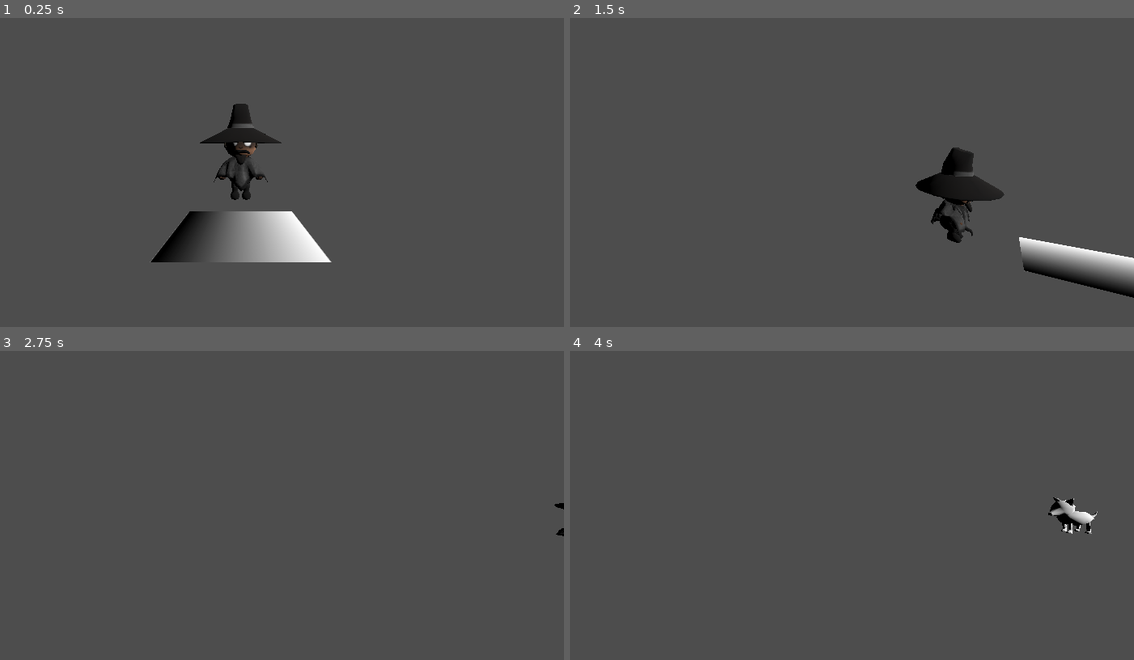
Above: before the commit, frames 1-4 (two rows, left to right).
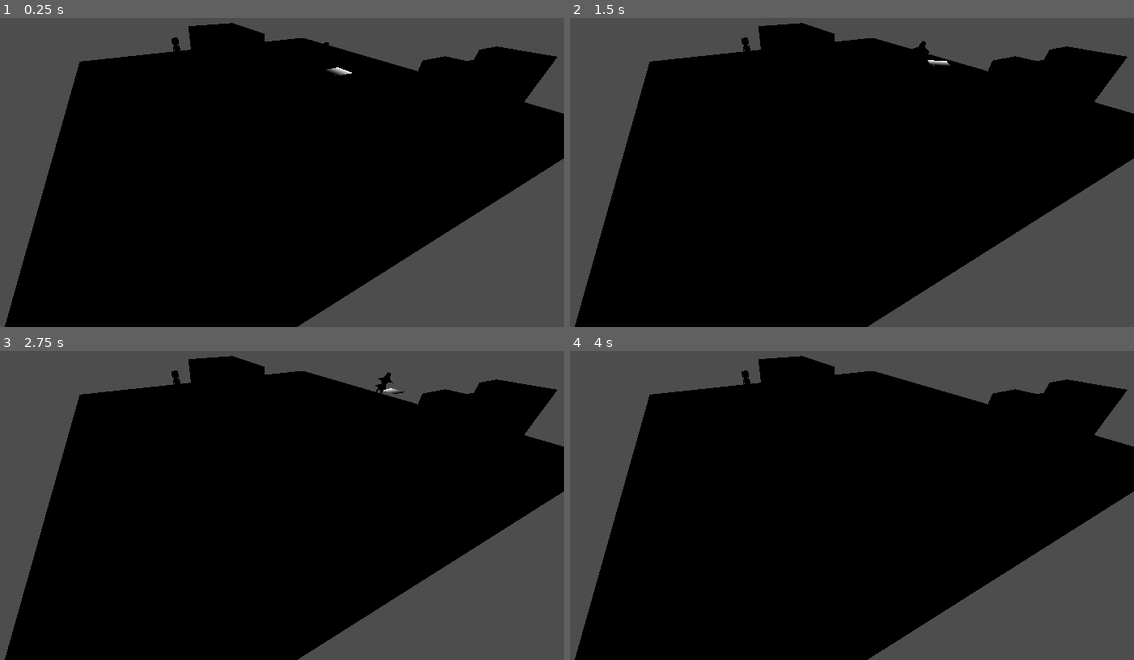
Above: after the commit, the same moments.

Repository: ZergioPC/aux_sombreron
Game: Godot game, scene res://Environment/map_testing.tscn
Two runs of this game, one before a commit and one after it. Both use one fixed random seed, a clock stepped at 60 frames per second and the inputs below. Before the commit the project starts from res://Scenes/testing.tscn.
Inputs:
- Up to frame 1 (0.25 s): no input
- Up to frame 2 (1.5 s): hold Right (move_right) 0.53-1.28 s; hold Shift (run) 0.53-1.28 s; hold Down (move_back) from 1.28 s (still down); tap X (attack) at 1.35 s
- Up to frame 3 (2.75 s): tap Shift (run) at 1.55 s; release Down (move_back) at 2.03 s; hold Right (move_right) from 2.03 s (still down); hold Shift (run) from 2.03 s (still down); tap Z (dash) at 2.1 s
- Up to frame 4 (4 s): release Right (move_right) at 2.78 s; release Shift (run) at 2.78 s; hold Up (move_forward) 2.78-3.53 s; tap Shift (run) at 2.85 s; hold Left (move_left) from 3.53 s (still down); hold Shift (run) from 3.53 s (still down); tap C (switch_character) at 3.6 s

The runs differ from the first frame. In frame 1, 68% of the frame differs, in the area x 0-100%, y 1-100%; in frame 2, 70%; in frame 3, 69%; in frame 4, 69%.

Commit message:
Se agrega el tramposo como npc base

Diff:
--- /dev/null
+++ b/Entities/Tramposo/Modelo3D/Tramposo_Model.tscn
@@ -0,0 +1,173 @@
+[gd_scene load_steps=3 format=3 uid="uid://g2xrfhi1uvbd"]
+
+[ext_resource type="PackedScene" uid="uid://gjjbe2ctggfl" path="res://Entities/Tramposo/Modelo3D/Tramposo_animation.glb" id="1_85au3"]
+[ext_resource type="Material" uid="uid://u22qq3psnky6" path="res://Entities/Tramposo/Material/Mat_Tramposo.tres" id="2_wqcs1"]
+
+[node name="Tramposo" instance=ExtResource("1_85au3")]
+
+[node name="Skeleton3D" parent="Tramposo" index="0"]
+bones/26/scale = Vector3(1, 1, 1)
+bones/27/rotation = Quaternion(3.69791e-09, -2.74381e-07, -0.0136682, 0.999907)
+bones/27/scale = Vector3(1, 1, 1)
+bones/28/rotation = Quaternion(0.707024, -0.0108116, -0.707024, 0.0108116)
+bones/30/rotation = Quaternion(-0.5, 0.5, 0.5, -0.5)
+bones/32/scale = Vector3(1, 1, 1)
+bones/33/rotation = Quaternion(3.69791e-09, 2.74381e-07, 0.0136682, 0.999907)
+bones/33/scale = Vector3(1, 1, 1)
+bones/36/rotation = Quaternion(0.5, 0.5, 0.5, 0.5)
+
+[node name="bigote_L" parent="Tramposo/Skeleton3D" index="0"]
+transform = Transform3D(0.08, 0, 0, 0, 2.86102e-08, -0.08, 0, 0.08, 2.86102e-08, 0.0788534, 1.37306, 0.152138)
+
+[node name="bigote_L" parent="Tramposo/Skeleton3D/bigote_L" index="0"]
+surface_material_override/0 = ExtResource("2_wqcs1")
+
+[node name="bigote_R" parent="Tramposo/Skeleton3D" index="1"]
+transform = Transform3D(0.08, 0, 0, 0, 2.86102e-08, -0.08, 0, 0.08, 2.86102e-08, -0.0783769, 1.37306, 0.152138)
+
+[node name="bigote_R" parent="Tramposo/Skeleton3D/bigote_R" index="0"]
+surface_material_override/0 = ExtResource("2_wqcs1")
+
+[node name="hair_001" parent="Tramposo/Skeleton3D" index="2"]
+transform = Transform3D(0.08, 0, 0, 0, 2.86102e-08, -0.08, 0, 0.08, 2.86102e-08, -0.250003, 1.74118, -0.0383376)
+
+[node name="hair_001" parent="Tramposo/Skeleton3D/hair_001" index="0"]
+surface_material_override/0 = ExtResource("2_wqcs1")
+
+[node name="hair_002" parent="Tramposo/Skeleton3D" index="3"]
+transform = Transform3D(0.08, 0, 0, 0, 2.86102e-08, -0.08, 0, 0.08, 2.86102e-08, 0.00188945, 1.66614, -0.209725)
+
+[node name="hair_002" parent="Tramposo/Skeleton3D/hair_002" index="0"]
+surface_material_override/0 = ExtResource("2_wqcs1")
+
+[node name="hair_003" parent="Tramposo/Skeleton3D" index="4"]
+transform = Transform3D(0.08, 0, 0, 0, 2.86102e-08, -0.08, 0, 0.08, 2.86102e-08, -0.186407, 1.76833, -0.123367)
+
+[node name="hair_003" parent="Tramposo/Skeleton3D/hair_003" index="0"]
+surface_material_override/0 = ExtResource("2_wqcs1")
+
+[node name="hair_004" parent="Tramposo/Skeleton3D" index="5"]
+transform = Transform3D(0.08, 0, 0, 0, 2.86102e-08, -0.08, 0, 0.08, 2.86102e-08, -0.130834, 1.84461, -0.119914)
+
+[node name="hair_004" parent="Tramposo/Skeleton3D/hair_004" index="0"]
+surface_material_override/0 = ExtResource("2_wqcs1")
+
+[node name="hair_005" parent="Tramposo/Skeleton3D" index="6"]
+transform = Transform3D(0.08, 0, 0, 0, 2.86102e-08, -0.08, 0, 0.08, 2.86102e-08, 0.100713, 1.8685, 0.0660812)
+
+[node name="hair_005" parent="Tramposo/Skeleton3D/hair_005" index="0"]
+surface_material_override/0 = ExtResource("2_wqcs1")
+
+[node name="hair_006" parent="Tramposo/Skeleton3D" index="7"]
+transform = Transform3D(0.08, 0, 0, 0, 2.86102e-08, -0.08, 0, 0.08, 2.86102e-08, -0.0172258, 1.80298, 0.0869864)
+
+[node name="hair_006" parent="Tramposo/Skeleton3D/hair_006" index="0"]
+surface_material_override/0 = ExtResource("2_wqcs1")
+
+[node name="hair_007" parent="Tramposo/Skeleton3D" index="8"]
+transform = Transform3D(0.08, 0, 0, 0, 2.86102e-08, -0.08, 0, 0.08, 2.86102e-08, -0.0889562, 1.87088, 0.0295933)
+
+[node name="hair_007" parent="Tramposo/Skeleton3D/hair_007" index="0"]
+surface_material_override/0 = ExtResource("2_wqcs1")
+
+[node name="hair_008" parent="Tramposo/Skeleton3D" index="9"]
+transform = Transform3D(0.08, 0, 0, 0, 2.86102e-08, -0.08, 0, 0.08, 2.86102e-08, 0.19486, 1.71429, -0.0956342)
+
+[node name="hair_008" parent="Tramposo/Skeleton3D/hair_008" index="0"]
+surface_material_override/0 = ExtResource("2_wqcs1")
+
+[node name="hair_009" parent="Tramposo/Skeleton3D" index="10"]
+transform = Transform3D(0.08, 0, 0, 0, 2.86102e-08, -0.08, 0, 0.08, 2.86102e-08, -0.07426, 1.81952, -0.22329)
+
+[node name="hair_009" parent="Tramposo/Skeleton3D/hair_009" index="0"]
+surface_material_override/0 = ExtResource("2_wqcs1")
+
+[node name="hair_010" parent="Tramposo/Skeleton3D" index="11"]
+transform = Transform3D(0.08, 0, 0, 0, 2.86102e-08, -0.08, 0, 0.08, 2.86102e-08, -0.160823, 1.86874, -0.00774729)
+
+[node name="hair_010" parent="Tramposo/Skeleton3D/hair_010" index="0"]
+surface_material_override/0 = ExtResource("2_wqcs1")
+
+[node name="hair_011" parent="Tramposo/Skeleton3D" index="12"]
+transform = Transform3D(0.08, 0, 0, 0, 2.86102e-08, -0.08, 0, 0.08, 2.86102e-08, 0.0160957, 1.8989, -0.0894391)
+
+[node name="hair_011" parent="Tramposo/Skeleton3D/hair_011" index="0"]
+surface_material_override/0 = ExtResource("2_wqcs1")
+
+[node name="hair_012" parent="Tramposo/Skeleton3D" index="13"]
+transform = Transform3D(0.08, 0, 0, 0, 2.86102e-08, -0.08, 0, 0.08, 2.86102e-08, 0.0582473, 1.88799, 0.0778359)
+
+[node name="hair_012" parent="Tramposo/Skeleton3D/hair_012" index="0"]
+surface_material_override/0 = ExtResource("2_wqcs1")
+
+[node name="hair_013" parent="Tramposo/Skeleton3D" index="14"]
+transform = Transform3D(0.08, 0, 0, 0, 2.86102e-08, -0.08, 0, 0.08, 2.86102e-08, 0.0967729, 1.89473, -0.162721)
+
+[node name="hair_013" parent="Tramposo/Skeleton3D/hair_013" index="0"]
+surface_material_override/0 = ExtResource("2_wqcs1")
+
+[node name="hair_014" parent="Tramposo/Skeleton3D" index="15"]
+transform = Transform3D(0.08, 0, 0, 0, 2.86102e-08, -0.08, 0, 0.08, 2.86102e-08, 0.152441, 1.86258, -0.0271198)
+
+[node name="hair_014" parent="Tramposo/Skeleton3D/hair_014" index="0"]
+surface_material_override/0 = ExtResource("2_wqcs1")
+
+[node name="hair_015" parent="Tramposo/Skeleton3D" index="16"]
+transform = Transform3D(0.08, 0, 0, 0, 2.86102e-08, -0.08, 0, 0.08, 2.86102e-08, -0.206559, 1.75626, -0.0492268)
+
+[node name="hair_015" parent="Tramposo/Skeleton3D/hair_015" index="0"]
+surface_material_override/0 = ExtResource("2_wqcs1")
+
+[node name="hair_016" parent="Tramposo/Skeleton3D" index="17"]
+transform = Transform3D(0.08, 0, 0, 0, 2.86102e-08, -0.08, 0, 0.08, 2.86102e-08, 0.230517, 1.69298, 0.00640428)
+
+[node name="hair_016" parent="Tramposo/Skeleton3D/hair_016" index="0"]
+surface_material_override/0 = ExtResource("2_wqcs1")
+
+[node name="hair_017" parent="Tramposo/Skeleton3D" index="18"]
+transform = Transform3D(0.08, 0, 0, 0, 2.86102e-08, -0.08, 0, 0.08, 2.86102e-08, -0.125947, 1.83884, 0.0733781)
+
+[node name="hair_017" parent="Tramposo/Skeleton3D/hair_017" index="0"]
+surface_material_override/0 = ExtResource("2_wqcs1")
+
+[node name="hair_018" parent="Tramposo/Skeleton3D" index="19"]
+transform = Transform3D(0.08, 0, 0, 0, 2.86102e-08, -0.08, 0, 0.08, 2.86102e-08, 0.150378, 1.86549, 0.0359411)
+
+[node name="hair_018" parent="Tramposo/Skeleton3D/hair_018" index="0"]
+surface_material_override/0 = ExtResource("2_wqcs1")
+
+[node name="hear_L" parent="Tramposo/Skeleton3D" index="20"]
+transform = Transform3D(0.08, 0, 0, 0, 2.86102e-08, -0.08, 0, 0.08, 2.86102e-08, 0.23313, 1.54251, -0.0946884)
+
+[node name="hear_L" parent="Tramposo/Skeleton3D/hear_L" index="0"]
+surface_material_override/0 = ExtResource("2_wqcs1")
+
+[node name="hear_R" parent="Tramposo/Skeleton3D" index="21"]
+transform = Transform3D(0.08, 0, 0, 0, 2.86102e-08, -0.08, 0, 0.08, 2.86102e-08, -0.232382, 1.54251, -0.0946884)
+
+[node name="hear_R" parent="Tramposo/Skeleton3D/hear_R" index="0"]
+surface_material_override/0 = ExtResource("2_wqcs1")
+
+[node name="hair" parent="Tramposo/Skeleton3D" index="22"]
+transform = Transform3D(0.08, 0, 0, 0, 2.86102e-08, -0.08, 0, 0.08, 2.86102e-08, -0.207623, 1.71182, 0.0301859)
+
+[node name="hair" parent="Tramposo/Skeleton3D/hair" index="0"]
+surface_material_override/0 = ExtResource("2_wqcs1")
+
+[node name="Brazo_D_002" parent="Tramposo/Skeleton3D" index="23"]
+surface_material_override/0 = ExtResource("2_wqcs1")
+
+[node name="Brazo_I_002" parent="Tramposo/Skeleton3D" index="24"]
+surface_material_override/0 = ExtResource("2_wqcs1")
+
+[node name="Cabeza" parent="Tramposo/Skeleton3D" index="25"]
+surface_material_override/0 = ExtResource("2_wqcs1")
+
+[node name="Pierna_D_002" parent="Tramposo/Skeleton3D" index="26"]
+surface_material_override/0 = ExtResource("2_wqcs1")
+
+[node name="Pierna_I_002" parent="Tramposo/Skeleton3D" index="27"]
+surface_material_override/0 = ExtResource("2_wqcs1")
+
+[node name="Torso_002" parent="Tramposo/Skeleton3D" index="28"]
+surface_material_override/0 = ExtResource("2_wqcs1")
--- a/Entities/Tramposo/Tramposo.tscn
+++ b/Entities/Tramposo/Tramposo.tscn
@@ -1,173 +1,22 @@
-[gd_scene load_steps=3 format=3 uid="uid://g2xrfhi1uvbd"]
+[gd_scene load_steps=5 format=3 uid="uid://ui8f0iwkli4l"]
 
-[ext_resource type="PackedScene" uid="uid://gjjbe2ctggfl" path="res://Entities/Tramposo/Modelo3D/Tramposo_animation.glb" id="1_85au3"]
-[ext_resource type="Material" uid="uid://u22qq3psnky6" path="res://Entities/Tramposo/Material/Mat_Tramposo.tres" id="2_wqcs1"]
+[ext_resource type="PackedScene" path="res://NPCSystem/Base/NPCBase.tscn" id="1_base"]
+[ext_resource type="PackedScene" uid="uid://g2xrfhi1uvbd" path="res://Entities/Tramposo/Modelo3D/Tramposo_Model.tscn" id="2_model"]
+[ext_resource type="Script" path="res://NPCSystem/Behaviors/TricksterBehavior.gd" id="3_trickster"]
 
-[node name="Tramposo" instance=ExtResource("1_85au3")]
+[sub_resource type="CapsuleShape3D" id="CapsuleShape3D_tramposo"]
+radius = 0.4
+height = 1.8
 
-[node name="Skeleton3D" parent="Tramposo" index="0"]
-bones/26/scale = Vector3(1, 1, 1)
-bones/27/rotation = Quaternion(3.69791e-09, -2.74381e-07, -0.0136682, 0.999907)
-bones/27/scale = Vector3(1, 1, 1)
-bones/28/rotation = Quaternion(0.707024, -0.0108116, -0.707024, 0.0108116)
-bones/30/rotation = Quaternion(-0.5, 0.5, 0.5, -0.5)
-bones/32/scale = Vector3(1, 1, 1)
-bones/33/rotation = Quaternion(3.69791e-09, 2.74381e-07, 0.0136682, 0.999907)
-bones/33/scale = Vector3(1, 1, 1)
-bones/36/rotation = Quaternion(0.5, 0.5, 0.5, 0.5)
+[node name="Tramposo" instance=ExtResource("1_base")]
+classification = 1
+move_speed = 2.5
 
-[node name="bigote_L" parent="Tramposo/Skeleton3D" index="0"]
-transform = Transform3D(0.08, 0, 0, 0, 2.86102e-08, -0.08, 0, 0.08, 2.86102e-08, 0.0788534, 1.37306, 0.152138)
+[node name="Tramposo_animation" parent="Model" index="0" instance=ExtResource("2_model")]
 
-[node name="bigote_L" parent="Tramposo/Skeleton3D/bigote_L" index="0"]
-surface_material_override/0 = ExtResource("2_wqcs1")
+[node name="CollisionShape3D" parent="." index="1"]
+transform = Transform3D(1, 0, 0, 0, 1, 0, 0, 0, 1, 0, 0.9, 0)
+shape = SubResource("CapsuleShape3D_tramposo")
 
-[node name="bigote_R" parent="Tramposo/Skeleton3D" index="1"]
-transform = Transform3D(0.08, 0, 0, 0, 2.86102e-08, -0.08, 0, 0.08, 2.86102e-08, -0.0783769, 1.37306, 0.152138)
-
-[node name="bigote_R" parent="Tramposo/Skeleton3D/bigote_R" index="0"]
-surface_material_override/0 = ExtResource("2_wqcs1")
-
-[node name="hair_001" parent="Tramposo/Skeleton3D" index="2"]
-transform = Transform3D(0.08, 0, 0, 0, 2.86102e-08, -0.08, 0, 0.08, 2.86102e-08, -0.250003, 1.74118, -0.0383376)
-
-[node name="hair_001" parent="Tramposo/Skeleton3D/hair_001" index="0"]
-surface_material_override/0 = ExtResource("2_wqcs1")
-
-[node name="hair_002" parent="Tramposo/Skeleton3D" index="3"]
-transform = Transform3D(0.08, 0, 0, 0, 2.86102e-08, -0.08, 0, 0.08, 2.86102e-08, 0.00188945, 1.66614, -0.209725)
-
-[node name="hair_002" parent="Tramposo/Skeleton3D/hair_002" index="0"]
-surface_material_override/0 = ExtResource("2_wqcs1")
-
-[node name="hair_003" parent="Tramposo/Skeleton3D" index="4"]
-transform = Transform3D(0.08, 0, 0, 0, 2.86102e-08, -0.08, 0, 0.08, 2.86102e-08, -0.186407, 1.76833, -0.123367)
-
-[node name="hair_003" parent="Tramposo/Skeleton3D/hair_003" index="0"]
-surface_material_override/0 = ExtResource("2_wqcs1")
-
-[node name="hair_004" parent="Tramposo/Skeleton3D" index="5"]
-transform = Transform3D(0.08, 0, 0, 0, 2.86102e-08, -0.08, 0, 0.08, 2.86102e-08, -0.130834, 1.84461, -0.119914)
-
-[node name="hair_004" parent="Tramposo/Skeleton3D/hair_004" index="0"]
-surface_material_override/0 = ExtResource("2_wqcs1")
-
-[node name="hair_005" parent="Tramposo/Skeleton3D" index="6"]
-transform = Transform3D(0.08, 0, 0, 0, 2.86102e-08, -0.08, 0, 0.08, 2.86102e-08, 0.100713, 1.8685, 0.0660812)
-
-[node name="hair_005" parent="Tramposo/Skeleton3D/hair_005" index="0"]
-surface_material_override/0 = ExtResource("2_wqcs1")
-
-[node name="hair_006" parent="Tramposo/Skeleton3D" index="7"]
-transform = Transform3D(0.08, 0, 0, 0, 2.86102e-08, -0.08, 0, 0.08, 2.86102e-08, -0.0172258, 1.80298, 0.0869864)
-
-[node name="hair_006" parent="Tramposo/Skeleton3D/hair_006" index="0"]
-surface_material_override/0 = ExtResource("2_wqcs1")
-
-[node name="hair_007" parent="Tramposo/Skeleton3D" index="8"]
-transform = Transform3D(0.08, 0, 0, 0, 2.86102e-08, -0.08, 0, 0.08, 2.86102e-08, -0.0889562, 1.87088, 0.0295933)
-
-[node name="hair_007" parent="Tramposo/Skeleton3D/hair_007" index="0"]
-surface_material_override/0 = ExtResource("2_wqcs1")
-
-[node name="hair_008" parent="Tramposo/Skeleton3D" index="9"]
-transform = Transform3D(0.08, 0, 0, 0, 2.86102e-08, -0.08, 0, 0.08, 2.86102e-08, 0.19486, 1.71429, -0.0956342)
-
-[node name="hair_008" parent="Tramposo/Skeleton3D/hair_008" index="0"]
-surface_material_override/0 = ExtResource("2_wqcs1")
-
-[node name="hair_009" parent="Tramposo/Skeleton3D" index="10"]
-transform = Transform3D(0.08, 0, 0, 0, 2.86102e-08, -0.08, 0, 0.08, 2.86102e-08, -0.07426, 1.81952, -0.22329)
-
-[node name="hair_009" parent="Tramposo/Skeleton3D/hair_009" index="0"]
-surface_material_override/0 = ExtResource("2_wqcs1")
-
-[node name="hair_010" parent="Tramposo/Skeleton3D" index="11"]
-transform = Transform3D(0.08, 0, 0, 0, 2.86102e-08, -0.08, 0, 0.08, 2.86102e-08, -0.160823, 1.86874, -0.00774729)
-
-[node name="hair_010" parent="Tramposo/Skeleton3D/hair_010" index="0"]
-surface_material_override/0 = ExtResource("2_wqcs1")
-
-[node name="hair_011" parent="Tramposo/Skeleton3D" index="12"]
-transform = Transform3D(0.08, 0, 0, 0, 2.86102e-08, -0.08, 0, 0.08, 2.86102e-08, 0.0160957, 1.8989, -0.0894391)
-
-[node name="hair_011" parent="Tramposo/Skeleton3D/hair_011" index="0"]
-surface_material_override/0 = ExtResource("2_wqcs1")
-
-[node name="hair_012" parent="Tramposo/Skeleton3D" index="13"]
-transform = Transform3D(0.08, 0, 0, 0, 2.86102e-08, -0.08, 0, 0.08, 2.86102e-08, 0.0582473, 1.88799, 0.0778359)
-
-[node name="hair_012" parent="Tramposo/Skeleton3D/hair_012" index="0"]
-surface_material_override/0 = ExtResource("2_wqcs1")
-
-[node name="hair_013" parent="Tramposo/Skeleton3D" index="14"]
-transform = Transform3D(0.08, 0, 0, 0, 2.86102e-08, -0.08, 0, 0.08, 2.86102e-08, 0.0967729, 1.89473, -0.162721)
-
-[node name="hair_013" parent="Tramposo/Skeleton3D/hair_013" index="0"]
-surface_material_override/0 = ExtResource("2_wqcs1")
-
-[node name="hair_014" parent="Tramposo/Skeleton3D" index="15"]
-transform = Transform3D(0.08, 0, 0, 0, 2.86102e-08, -0.08, 0, 0.08, 2.86102e-08, 0.152441, 1.86258, -0.0271198)
-
-[node name="hair_014" parent="Tramposo/Skeleton3D/hair_014" index="0"]
-surface_material_override/0 = ExtResource("2_wqcs1")
-
-[node name="hair_015" parent="Tramposo/Skeleton3D" index="16"]
-transform = Transform3D(0.08, 0, 0, 0, 2.86102e-08, -0.08, 0, 0.08, 2.86102e-08, -0.206559, 1.75626, -0.0492268)
-
-[node name="hair_015" parent="Tramposo/Skeleton3D/hair_015" index="0"]
-surface_material_override/0 = ExtResource("2_wqcs1")
-
-[node name="hair_016" parent="Tramposo/Skeleton3D" index="17"]
-transform = Transform3D(0.08, 0, 0, 0, 2.86102e-08, -0.08, 0, 0.08, 2.86102e-08, 0.230517, 1.69298, 0.00640428)
-
-[node name="hair_016" parent="Tramposo/Skeleton3D/hair_016" index="0"]
-surface_material_override/0 = ExtResource("2_wqcs1")
-
-[node name="hair_017" parent="Tramposo/Skeleton3D" index="18"]
-transform = Transform3D(0.08, 0, 0, 0, 2.86102e-08, -0.08, 0, 0.08, 2.86102e-08, -0.125947, 1.83884, 0.0733781)
-
-[node name="hair_017" parent="Tramposo/Skeleton3D/hair_017" index="0"]
-surface_material_override/0 = ExtResource("2_wqcs1")
-
-[node name="hair_018" parent="Tramposo/Skeleton3D" index="19"]
-transform = Transform3D(0.08, 0, 0, 0, 2.86102e-08, -0.08, 0, 0.08, 2.86102e-08, 0.150378, 1.86549, 0.0359411)
-
-[node name="hair_018" parent="Tramposo/Skeleton3D/hair_018" index="0"]
-surface_material_override/0 = ExtResource("2_wqcs1")
-
-[node name="hear_L" parent="Tramposo/Skeleton3D" index="20"]
-transform = Transform3D(0.08, 0, 0, 0, 2.86102e-08, -0.08, 0, 0.08, 2.86102e-08, 0.23313, 1.54251, -0.0946884)
-
-[node name="hear_L" parent="Tramposo/Skeleton3D/hear_L" index="0"]
-surface_material_override/0 = ExtResource("2_wqcs1")
-
-[node name="hear_R" parent="Tramposo/Skeleton3D" index="21"]
-transform = Transform3D(0.08, 0, 0, 0, 2.86102e-08, -0.08, 0, 0.08, 2.86102e-08, -0.232382, 1.54251, -0.0946884)
-
-[node name="hear_R" parent="Tramposo/Skeleton3D/hear_R" index="0"]
-surface_material_override/0 = ExtResource("2_wqcs1")
-
-[node name="hair" parent="Tramposo/Skeleton3D" index="22"]
-transform = Transform3D(0.08, 0, 0, 0, 2.86102e-08, -0.08, 0, 0.08, 2.86102e-08, -0.207623, 1.71182, 0.0301859)
-
-[node name="hair" parent="Tramposo/Skeleton3D/hair" index="0"]
-surface_material_override/0 = ExtResource("2_wqcs1")
-
-[node name="Brazo_D_002" parent="Tramposo/Skeleton3D" index="23"]
-surface_material_override/0 = ExtResource("2_wqcs1")
-
-[node name="Brazo_I_002" parent="Tramposo/Skeleton3D" index="24"]
-surface_material_override/0 = ExtResource("2_wqcs1")
-
-[node name="Cabeza" parent="Tramposo/Skeleton3D" index="25"]
-surface_material_override/0 = ExtResource("2_wqcs1")
-
-[node name="Pierna_D_002" parent="Tramposo/Skeleton3D" index="26"]
-surface_material_override/0 = ExtResource("2_wqcs1")
-
-[node name="Pierna_I_002" parent="Tramposo/Skeleton3D" index="27"]
-surface_material_override/0 = ExtResource("2_wqcs1")
-
-[node name="Torso_002" parent="Tramposo/Skeleton3D" index="28"]
-surface_material_override/0 = ExtResource("2_wqcs1")
+[node name="Behavior" parent="." index="6"]
+script = ExtResource("3_trickster")
--- a/Environment/map_testing.tscn
+++ b/Environment/map_testing.tscn
@@ -1,5 +1,6 @@
-[gd_scene load_steps=4 format=3 uid="uid://cw5kq0ypvmg5d"]
+[gd_scene load_steps=5 format=3 uid="uid://cw5kq0ypvmg5d"]
 
+[ext_resource type="PackedScene" uid="uid://ui8f0iwkli4l" path="res://Entities/Tramposo/Tramposo.tscn" id="1_2ev4n"]
 [ext_resource type="PackedScene" uid="uid://cknalse3hxgqa" path="res://Entities/Peleador/Peleador.tscn" id="1_p4juy"]
 [ext_resource type="PackedScene" uid="uid://cqcjfafijyups" path="res://Player/player.tscn" id="2_player"]
 
@@ -52,6 +53,10 @@
 
 [node name="Npcs" type="Node3D" parent="."]
 
+[node name="Tramposo" parent="Npcs" node_paths=PackedStringArray("safe_zone") instance=ExtResource("1_2ev4n")]
+transform = Transform3D(1, 0, 0, 0, 1, 0, 0, 0, 1, -6.65422, 0, 0)
+safe_zone = NodePath("../../SafeZones/2")
+
 [node name="Peleador" parent="Npcs" node_paths=PackedStringArray("safe_zone") instance=ExtResource("1_p4juy")]
 transform = Transform3D(1, 0, 0, 0, 1, 0, 0, 0, 1, -6.462, 0, -14.123)
 safe_zone = NodePath("../../SafeZones/1")
--- /dev/null
+++ b/NPCSystem/Behaviors/TricksterBehavior.gd
@@ -0,0 +1,31 @@
+class_name TricksterBehavior
+extends NPCBehavior
+
+## Comportamiento del NPC tramposo.
+##
+## Por ahora solo utiliza los estados Idle y Escape: permanece en reposo cuando
+## no hay amenazas y huye hacia su zona segura cuando detecta al jugador.
+## Las reacciones evasivas propias del tramposo se agregarán en una etapa
+## posterior.
+
+
+func handle_event(event: Dictionary) -> void:
+	var event_name := StringName(event.get("name", &""))
+
+	match event_name:
+		EVENT_THREAT_DETECTED:
+			_on_threat_detected()
+
+	# EVENT_THREAT_LOST no interrumpe Escape: el estado Escape comprueba las
+	# amenazas al llegar a la zona segura y vuelve a Idle cuando desaparecen.
+
+
+func _on_threat_detected() -> void:
+	if npc == null:
+		return
+
+	# Sin zona segura no se solicita Escape; el NPC permanece en Idle.
+	if not npc.has_safe_zone():
+		return
+
+	request_state(&"escape")
--- a/Player/player.tscn
+++ b/Player/player.tscn
@@ -1,10 +1,12 @@
-[gd_scene load_steps=7 format=3 uid="uid://cqcjfafijyups"]
+[gd_scene load_steps=8 format=3 uid="uid://cqcjfafijyups"]
 
 [ext_resource type="PackedScene" uid="uid://cwhqh4h0r3axf" path="res://Player/sombreron.tscn" id="1_56uwu"]
 [ext_resource type="Script" path="res://Player/Scripts/player.gd" id="1_lfkgb"]
 [ext_resource type="Script" path="res://Player/Scripts/sombreron.gd" id="2_slwb0"]
 [ext_resource type="PackedScene" uid="uid://bmnskqo14y2ye" path="res://Player/perro.tscn" id="2_u4a5d"]
 [ext_resource type="Script" path="res://Player/Scripts/perro.gd" id="3_881ei"]
+
+[sub_resource type="CapsuleShape3D" id="CapsuleShape3D_rkpxw"]
 
 [sub_resource type="CapsuleShape3D" id="CapsuleShape3D_kfini"]
 radius = 0.23659
@@ -25,7 +27,7 @@
 
 [node name="CollisionShape3D" type="CollisionShape3D" parent="Sombreron"]
 transform = Transform3D(1, 0, 0, 0, 1, 0, 0, 0, 1, 0, 0.895863, 0)
-shape = SubResource("CapsuleShape3D_kfini")
+shape = SubResource("CapsuleShape3D_rkpxw")
 
 [node name="Perro" type="CharacterBody3D" parent="." node_paths=PackedStringArray("animation_player", "model")]
 visible = false
--- a/project.godot
+++ b/project.godot
@@ -11,7 +11,7 @@
 [application]
 
 config/name="El_Sombreron"
-run/main_scene="res://Scenes/testing.tscn"
+run/main_scene="res://Environment/map_testing.tscn"
 config/features=PackedStringArray("4.3", "Forward Plus")
 config/icon="res://icon.svg"
 
